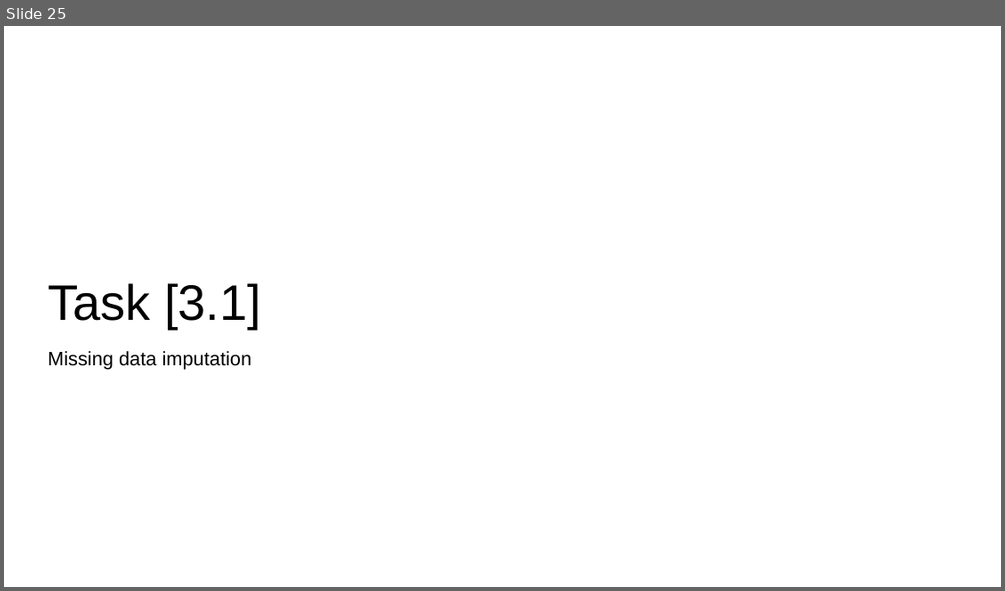
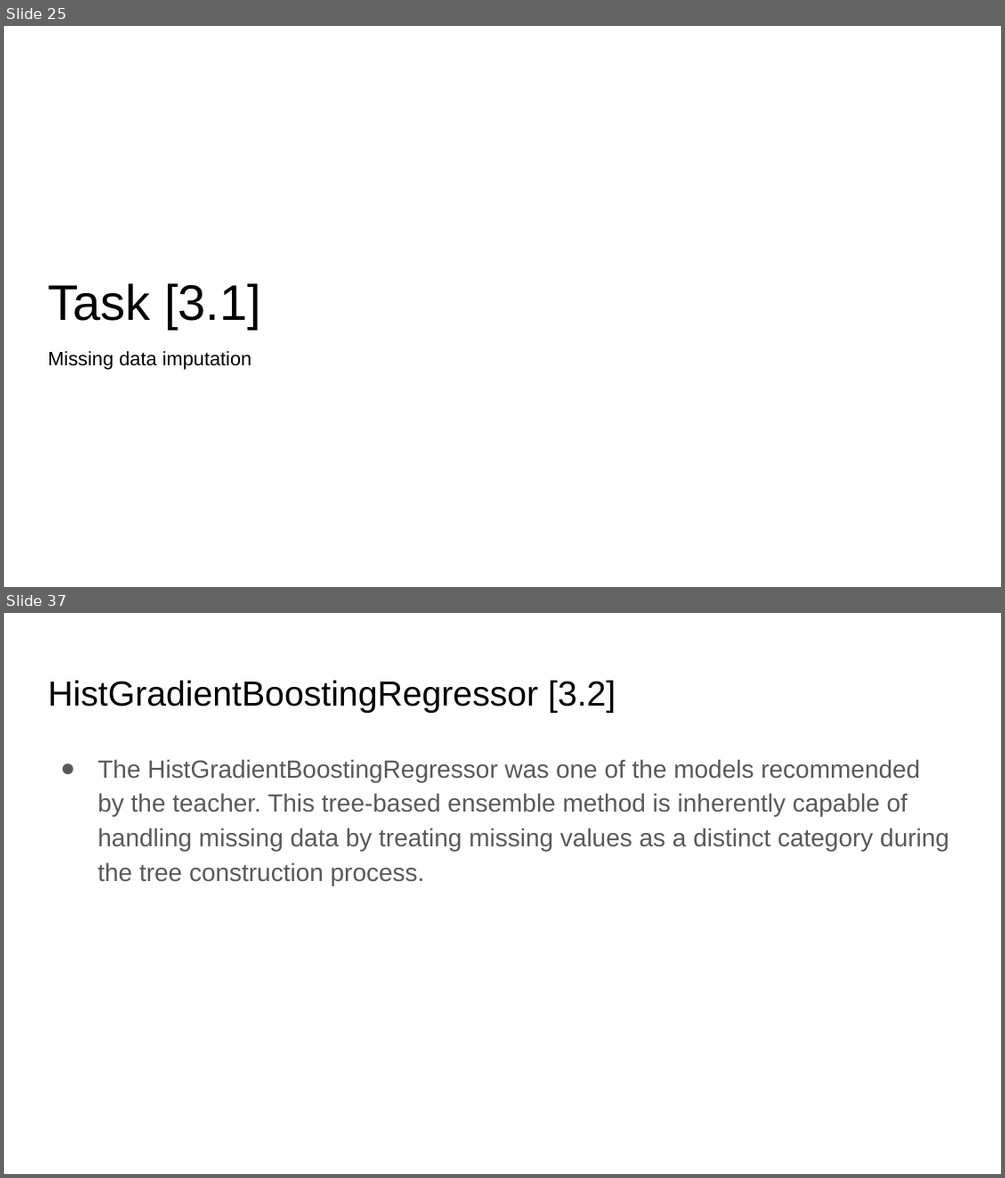
Before and after one commit to PedroFPeralta/FCT-ML-Nova-PRS2, a slide deck: ML@NOVA Team PRS.pptx. Shown one above the other, each under a label of ours: slide 25 before the commit, slides 25 and 37 after it; the slides between them are not shown. The pictures are 1005x591 and 1005x1178 pixels, drawn with LibreOffice and Linux fonts; fonts in the diff are those of the drawing. Boxes give left, top, right and bottom in pixels: in the first picture for what was removed or moved away, otherwise in the second. Text is boxed around its words. In the diff, an @@ line names an element or a change of style, - is before the commit and + after.

```diff
--- a/ML@NOVA Team PRS.pptx
+++ b/ML@NOVA Team PRS.pptx
@@ slide 37 added at [4, 613, 1001, 1174], background #FFFFFF @@
@@ title added at [48, 680, 615, 713], 25.2 pt, text #000000 @@
+HistGradientBoostingRegressor [3.2]
@@ text added at [97, 759, 949, 885], 18 pt, text #595959 @@
+● The HistGradientBoostingRegressor was one of the models recommended by the teacher. This tree-based ensemble method is inherently capable of handling missing data by treating missing values as a distinct category during the tree construction process.
```
Also in this commit, not shown: 3 slides changed, 38 other slides added, 26 slides removed.
